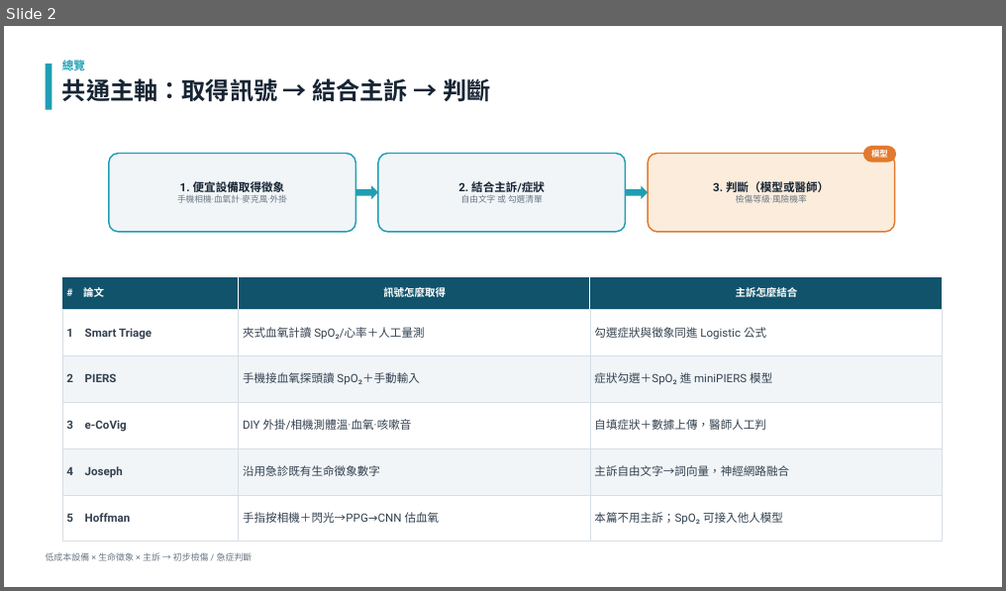
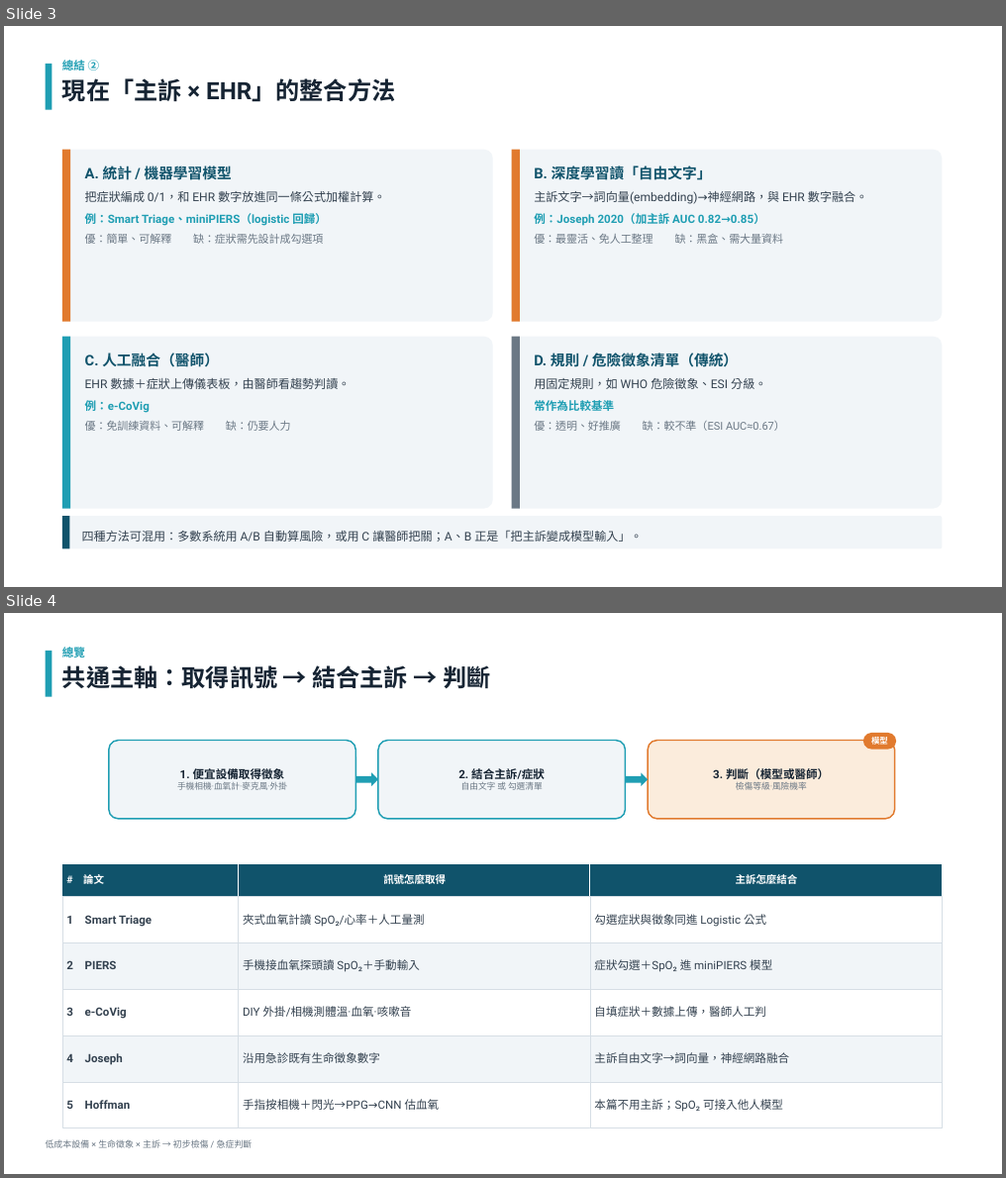
Before and after one commit to dmr1123/triage, a slide deck: ppt/低成本設備輔助檢傷_報告版.pptx. Shown one above the other, each under a label of ours: slide 2 before the commit, slides 3 and 4 after it. The pictures are 1006x591 and 1006x1178 pixels, drawn with LibreOffice and Linux fonts; fonts in the diff are those of the drawing. Boxes give left, top, right and bottom in pixels: in the first picture for what was removed or moved away, otherwise in the second. Text is boxed around its words. In the diff, an @@ line names an element or a change of style, - is before the commit and + after.

```diff
--- a/ppt/低成本設備輔助檢傷_報告版.pptx
+++ b/ppt/低成本設備輔助檢傷_報告版.pptx
@@ slide 3 added at (4, 26, 1002, 587), background #FFFFFF @@
@@ rectangle added at (46, 64, 52, 110), fill #1F9EB3 @@
@@ text added at (62, 58, 395, 102), 23 pt, text #162433, bold @@
+總結 ②
+現在「主訴 × EHR」的整合方法
@@ rounded rectangle added at (62, 150, 493, 322), fill #F1F5F8 @@
@@ rectangle added at (62, 150, 70, 322), fill #E17A2E @@
@@ text added at (85, 164, 385, 244), 11 pt, text #1F9EB3 @@
+A. 統計 / 機器學習模型
+把症狀編成 0/1，和 EHR 數字放進同一條公式加權計算。
+例：Smart Triage、miniPIERS（logistic 回歸）
+優：簡單、可解釋 缺：症狀需先設計成勾選項
@@ rounded rectangle added at (512, 150, 943, 322), fill #F1F5F8 @@
@@ rectangle added at (512, 150, 520, 322), fill #E17A2E @@
@@ text added at (534, 166, 867, 244), 11.5 pt, text #33414F @@
+B. 深度學習讀「自由文字」
+主訴文字→詞向量(embedding)→神經網路，與 EHR 數字融合。
+例：Joseph 2020（加主訴 AUC 0.82→0.85）
+優：最靈活、免人工整理 缺：黑盒、需大量資料
@@ rounded rectangle added at (62, 337, 493, 509), fill #F1F5F8 @@
@@ rectangle added at (62, 337, 70, 509), fill #1F9EB3 @@
@@ rounded rectangle added at (512, 337, 943, 509), fill #F1F5F8 @@
@@ rectangle added at (512, 337, 520, 509), fill #6B7885 @@
@@ text added at (534, 351, 785, 431), 10.5 pt, text #6B7885 @@
+D. 規則 / 危險徵象清單（傳統）
+用固定規則，如 WHO 危險徵象、ESI 分級。
+常作為比較基準
+優：透明、好推廣 缺：較不準（ESI AUC≈0.67）
@@ text added at (85, 353, 350, 431), 11.5 pt, text #33414F @@
+C. 人工融合（醫師）
+EHR 數據＋症狀上傳儀表板，由醫師看趨勢判讀。
+例：e-CoVig
+優：免訓練資料、可解釋 缺：仍要人力
@@ rounded rectangle added at (62, 516, 943, 550), fill #F1F5F8 @@
@@ rectangle added at (62, 516, 70, 550), fill #10536B @@
@@ text added at (82, 530, 642, 542), 11.5 pt, text #33414F @@
+四種方法可混用：多數系統用 A/B 自動算風險，或用 C 讓醫師把關；A、B 正是「把主訴變成模型輸入」。
@@ what was slide 2 is now slide 4 @@
```
Also in this commit, not shown: 1 other slide added, 1 other file.
